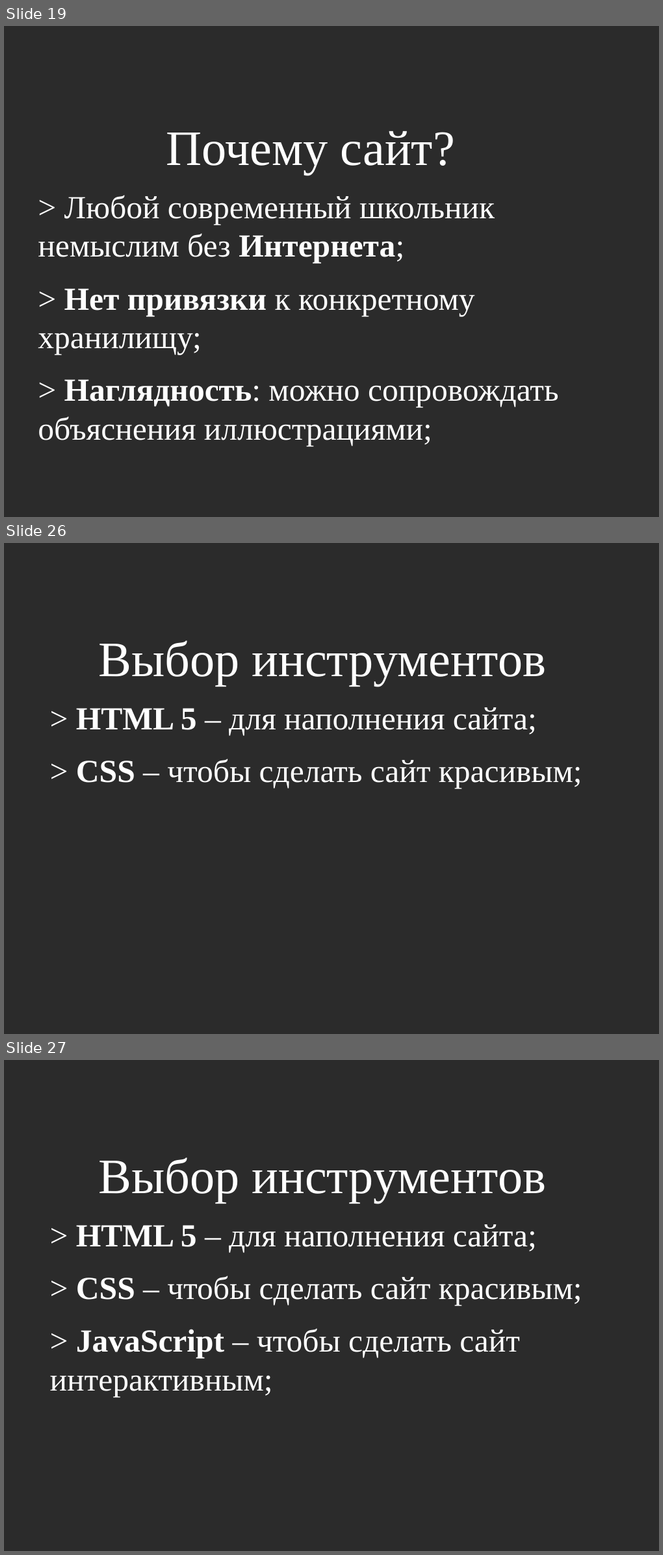
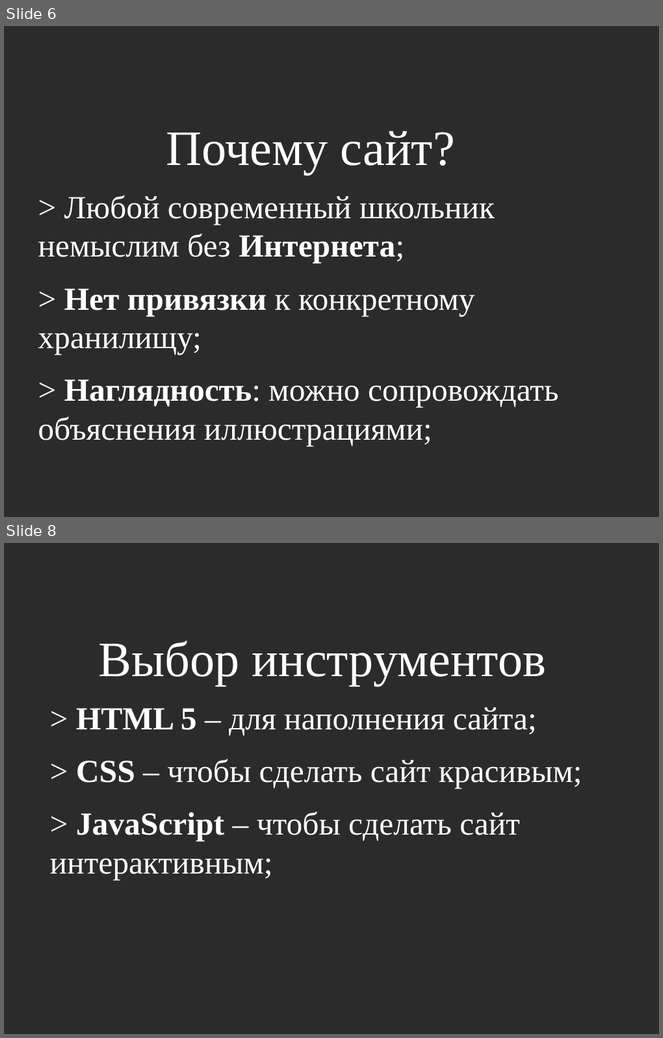
Before and after one commit to Mirovengil/school_project, a slide deck: project_page/Презентация/Шаблон.odp. Shown one above the other, each under a label of ours: slides 19, 26 and 27 before the commit, slides 6 and 8 after it; the slides between them are not shown. The pictures are 663x1555 and 663x1038 pixels, drawn with LibreOffice and Linux fonts; fonts in the diff are those of the drawing; background and template pictures are left out; a plain dark background stands for a picture behind light text. Boxes give left, top, right and bottom in pixels: in the first picture for what was removed or moved away, otherwise in the second. Text is boxed around its words. In the diff, an @@ line names an element or a change of style, - is before the commit and + after.

```diff
--- a/project_page/Презентация/Шаблон.odp
+++ b/project_page/Презентация/Шаблон.odp
@@ slide 26 removed at (x1=4, y1=543, x2=659, y2=1034), background picture (left out) @@
@@ title removed at (x1=99, y1=641, x2=546, y2=685) @@
-Выбор инструментов
@@ text removed at (x1=76, y1=707, x2=582, y2=789) @@
-> HTML 5 – для наполнения сайта;
-> CSS – чтобы сделать сайт красивым;
@@ what was slide 19 is now slide 6 @@
@@ what was slide 27 is now slide 8 @@
```
Also in this commit, not shown: 1 slide changed, 24 other slides removed, 7 other files.
